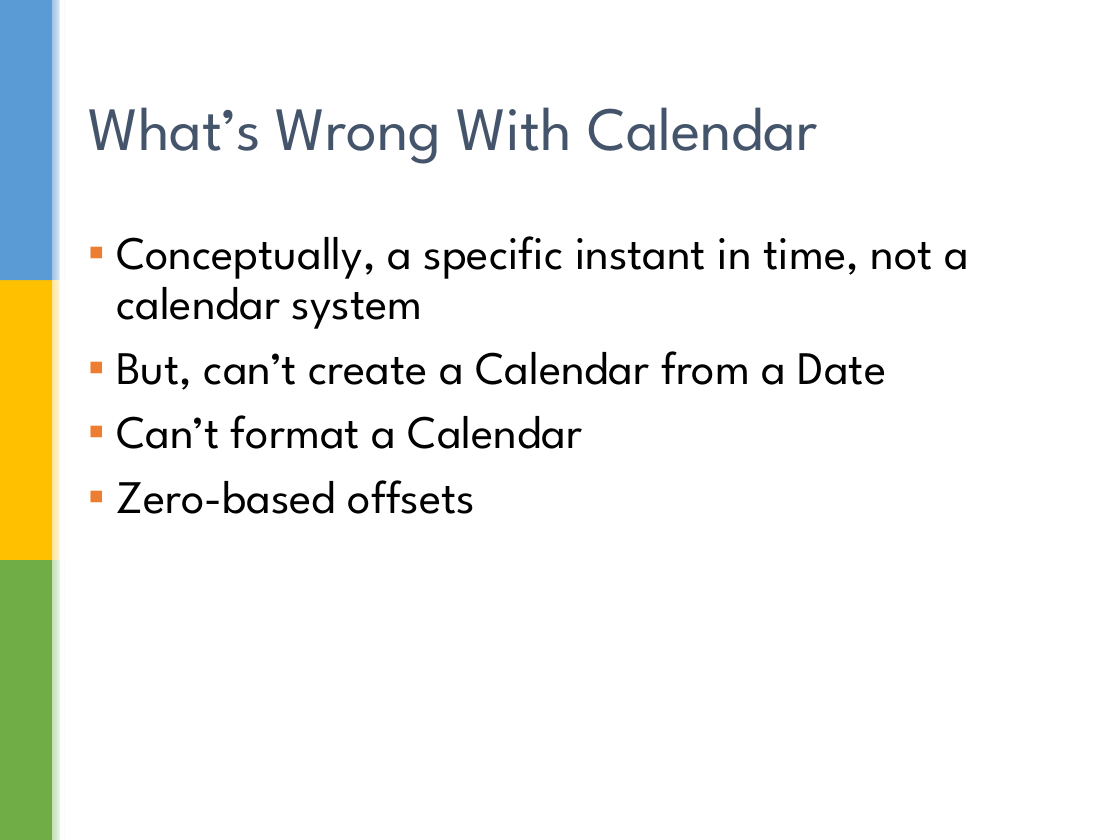
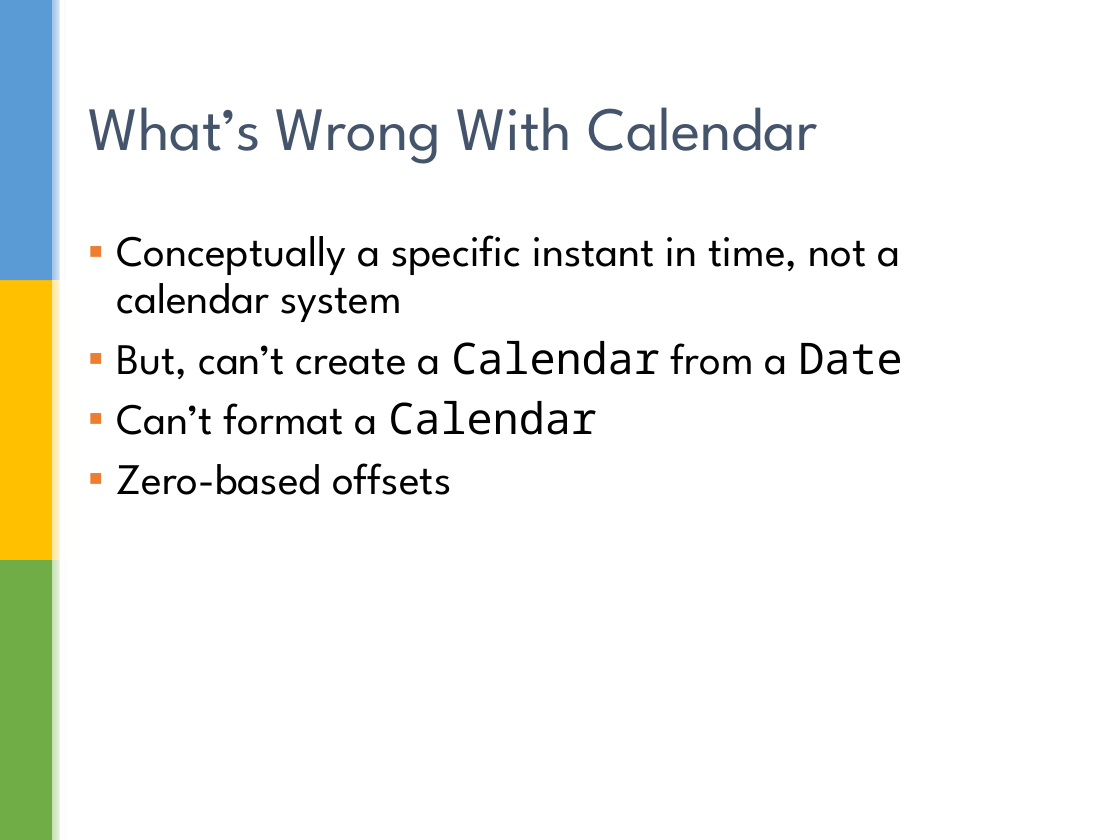
Before and after one commit to sualeh/make-a-date, a slide deck: slide 7 of Java 8 Date and Time API.pptx (slide 6 before the commit). Drawn at 1120x840 pixels with LibreOffice and Linux fonts; fonts in the diff are those of the drawing; background and template pictures are left out. Boxes give left, top, right and bottom in pixels: in the first picture for what was removed or moved away, otherwise in the second. Text is boxed around its words. In the diff, an @@ line names an element or a change of style, - is before the commit and + after.

Commit message:
Font size changes, and tweaks

```diff
--- a/Java 8 Date and Time API.pptx
+++ b/Java 8 Date and Time API.pptx
@@ text at box(116, 235, 900, 322): text changed; size 30 to 28 pt @@
-▪ Conceptually, a specific instant in time, not a calendar system
+▪ Conceptually a specific instant in time, not a calendar system
@@ text at box(116, 341, 902, 495): size 30 to 28 pt in "But, can’t create a Calendar from a ...", "Can’t format a Calendar", "Zero-based offsets"; font League Spartan to Noto Sans Mono in "Calendar Date", "Calendar" @@
```
Also in this commit, not shown: 31 other slides changed, 1 slide added.
